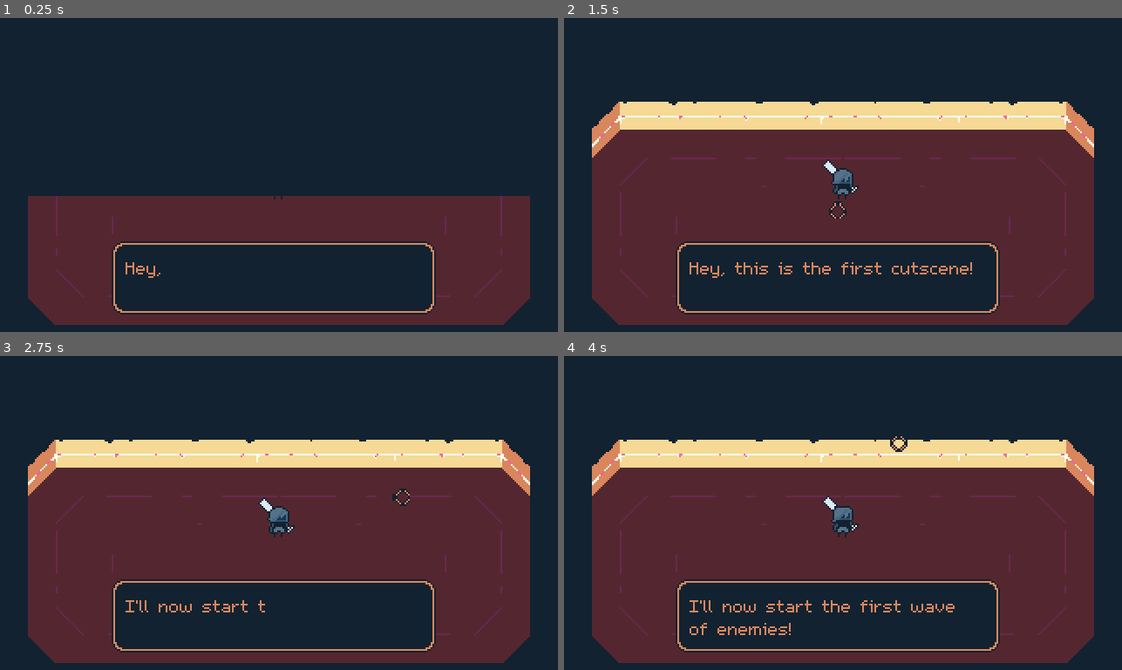
Above: before the commit, frames 1-4 (two rows, left to right).
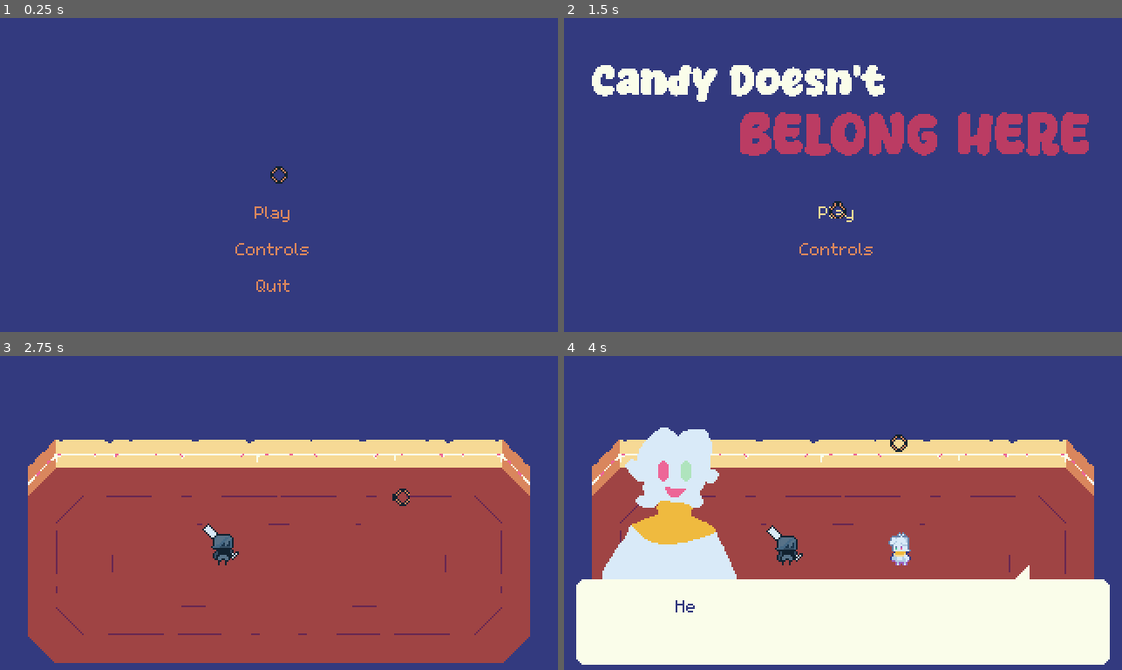
Above: after the commit, the same moments.

Repository: studio-starlight/brackeys-26-1
Game: Godot game, scene res://Scenes/Levels/main_menu.tscn
The game is run twice, just before and just after one commit, with the same random seed, the same clock (stepped at 60 frames per second) and the same inputs. Before the commit the project starts from res://Scenes/Levels/game.tscn.
Inputs (mouse positions are in pixels of both pictures, inside the frame that each line leads up to):
- Up to frame 1 (0.25 s): no input
- Up to frame 2 (1.5 s): click (837, 247) at 0.5 s, where only the run after the commit has a clickable "Controls"; click (837, 209) at 1.25 s, where only the run after the commit has a clickable "Play"
- Up to frame 3 (2.75 s): move the mouse to (401, 497) at 2.02 s; press the mouse at (401, 497) at 2.03 s; hold D (right) from 2.03 s (still down)
- Up to frame 4 (4 s): move the mouse to (731, 528) at 2.77 s; release D (right) at 2.78 s; release the mouse at (731, 528) at 2.78 s; hold S (down) 2.78-3.53 s; click (731, 528) at 2.85 s; move the mouse to (898, 443) at 3.52 s; press the mouse at (898, 443) at 3.53 s; hold D (right) from 3.53 s (still down)

The runs differ from the first frame. In frame 1, 100% of the frame differs, in the area x 0-100%, y 0-100%; in frame 2, 100%; in frame 3, 91%; in frame 4, 93%.

Commit message:
cutscene work

Diff:
--- a/Resources/Cutscene/CutsceneAnimationData.gd
+++ b/Resources/Cutscene/CutsceneAnimationData.gd
@@ -2,3 +2,5 @@
 extends CutsceneData
 
 @export var animation_name: String
+@export var hide_dialogue_box: bool
+@export var wait_for_animation_finished: bool
--- a/Resources/Cutscene/CutsceneTextData.gd
+++ b/Resources/Cutscene/CutsceneTextData.gd
@@ -1,5 +1,9 @@
 class_name CutsceneTextData
 extends CutsceneData
+
+@export var speaker_img: Texture
+@export var speaker_img_Hframes: int = 1
+@export var speaker_img_rest_frame: int = 0
 
 @export_multiline var text : String
 @export_range(0.1, 30.0, 0.1) var text_speed: float = 20
--- a/Resources/Dialogue/DialogueTextResource.gd
+++ b/Resources/Dialogue/DialogueTextResource.gd
@@ -1,5 +1,9 @@
 class_name DialogueText
 extends Dialogue
+
+@export var speaker_img: Texture
+@export var speaker_img_Hframes: int = 1
+@export var speaker_img_rest_frame: int = 0
 
 @export_multiline var text : String
 @export_range(0.1, 30.0, 0.1) var text_speed: float = 1.0
--- a/Scenes/Globals/mouse_manager.tscn
+++ b/Scenes/Globals/mouse_manager.tscn
@@ -8,6 +8,10 @@
 z_index = 2000
 script = ExtResource("1_usn21")
 
-[node name="Sprite" type="Sprite2D" parent="." unique_id=1429717152]
+[node name="CanvasLayer" type="CanvasLayer" parent="." unique_id=356710931]
+layer = 200
+
+[node name="Sprite" type="Sprite2D" parent="CanvasLayer" unique_id=1429717152]
 process_mode = 3
+z_index = 4096
 texture = ExtResource("2_qm0gp")
--- a/Scenes/Globals/transition_manager.tscn
+++ b/Scenes/Globals/transition_manager.tscn
@@ -131,6 +131,7 @@
 }
 
 [node name="TransitionManager" type="CanvasLayer" unique_id=1604412950]
+process_mode = 3
 script = ExtResource("1_nbl4n")
 
 [node name="Animator" type="AnimationPlayer" parent="." unique_id=673728928]
@@ -146,4 +147,4 @@
 grow_horizontal = 2
 grow_vertical = 2
 mouse_filter = 2
-color = Color(0.07058824, 0.13333334, 0.1882353, 1)
+color = Color(0.2, 0.22745098, 0.49803922, 1)
--- a/Scenes/Levels/game.tscn
+++ b/Scenes/Levels/game.tscn
@@ -9,11 +9,15 @@
 [ext_resource type="Script" uid="uid://vd74rdt82yon" path="res://Resources/Cutscene/Cutscene.gd" id="3_q2try"]
 [ext_resource type="Script" uid="uid://bnkkpuj71oley" path="res://Resources/Wave Data/WaveData.gd" id="4_o86a8"]
 [ext_resource type="PackedScene" uid="uid://bixy7vhwh12a1" path="res://Scenes/Objects/enemy_runner.tscn" id="5_ce5c8"]
+[ext_resource type="Script" uid="uid://csb4hvs2xwugx" path="res://Resources/Cutscene/CutsceneAnimationData.gd" id="7_ht0kt"]
 [ext_resource type="Script" uid="uid://dg44yqyt36m2x" path="res://Resources/Cutscene/CutsceneTextData.gd" id="7_xdwyp"]
 [ext_resource type="Texture2D" uid="uid://bhy3i0vrdtydc" path="res://Graphics/User Interface/sprite_textbox.png" id="8_dw2ve"]
+[ext_resource type="Texture2D" uid="uid://ibveqrn4nbsu" path="res://Graphics/User Interface/sprite_talking.png" id="8_t7urq"]
 [ext_resource type="FontFile" uid="uid://45p1fy2s4urb" path="res://Graphics/Fonts/m5x7.ttf" id="9_8u2a7"]
 [ext_resource type="Script" uid="uid://ddkoy6vp3mmqo" path="res://Scripts/Systems/hud.gd" id="10_q2try"]
 [ext_resource type="AudioStream" uid="uid://lutgg5ejxcum" path="res://Audio/Sounds/sound_dialogue.wav" id="10_qmmh8"]
+[ext_resource type="Texture2D" uid="uid://cmc84m685p481" path="res://Graphics/Characters/sprite_cane.png" id="10_rar5s"]
+[ext_resource type="Texture2D" uid="uid://d3xk3xsbdey3q" path="res://Graphics/Effects/sprite_bullet.png" id="11_i0w65"]
 [ext_resource type="Texture2D" uid="uid://vlvfe3oe2u8p" path="res://Graphics/Enviornments/sprite_background.png" id="11_xdwyp"]
 [ext_resource type="PackedScene" uid="uid://btm63jdl3vwm6" path="res://Scenes/Objects/enemy_shooter.tscn" id="12_3jpjc"]
 [ext_resource type="Script" uid="uid://bar5ud07elybb" path="res://Scripts/Systems/pause_manager.gd" id="13_8u2a7"]
@@ -21,19 +25,44 @@
 [ext_resource type="PackedScene" uid="uid://dhnfed0gjaehd" path="res://Scenes/Objects/enemy_charger.tscn" id="14_x1q52"]
 [ext_resource type="Theme" uid="uid://ba3ofuhdx02cr" path="res://Resources/Themes/main_theme.tres" id="15_gqwak"]
 
+[sub_resource type="Resource" id="Resource_rfqhp"]
+script = ExtResource("7_ht0kt")
+animation_name = "beginning"
+hide_dialogue_box = true
+wait_for_animation_finished = true
+metadata/_custom_type_script = "uid://csb4hvs2xwugx"
+
+[sub_resource type="Resource" id="Resource_uy6f3"]
+script = ExtResource("7_ht0kt")
+animation_name = "cane_poof_enter"
+hide_dialogue_box = true
+wait_for_animation_finished = true
+metadata/_custom_type_script = "uid://csb4hvs2xwugx"
+
 [sub_resource type="Resource" id="Resource_ahqd5"]
 script = ExtResource("7_xdwyp")
+speaker_img = ExtResource("8_t7urq")
+speaker_img_Hframes = 2
 text = "Hey, this is the first cutscene!"
 metadata/_custom_type_script = "uid://dg44yqyt36m2x"
 
 [sub_resource type="Resource" id="Resource_dw2ve"]
 script = ExtResource("7_xdwyp")
+speaker_img = ExtResource("8_t7urq")
+speaker_img_Hframes = 2
 text = "I'll now start the first wave of enemies!"
 metadata/_custom_type_script = "uid://dg44yqyt36m2x"
 
+[sub_resource type="Resource" id="Resource_ht0kt"]
+script = ExtResource("7_ht0kt")
+animation_name = "cane_poof_exit"
+hide_dialogue_box = true
+wait_for_animation_finished = true
+metadata/_custom_type_script = "uid://csb4hvs2xwugx"
+
 [sub_resource type="Resource" id="Resource_8u2a7"]
 script = ExtResource("3_q2try")
-cutscene_data = Array[ExtResource("3_c11q5")]([SubResource("Resource_ahqd5"), SubResource("Resource_dw2ve")])
+cutscene_data = Array[ExtResource("3_c11q5")]([SubResource("Resource_rfqhp"), SubResource("Resource_uy6f3"), SubResource("Resource_ahqd5"), SubResource("Resource_dw2ve"), SubResource("Resource_ht0kt")])
 metadata/_custom_type_script = "uid://vd74rdt82yon"
 
 [sub_resource type="Resource" id="Resource_xdwyp"]
@@ -51,10 +80,132 @@
 cutscene_data = Array[ExtResource("3_c11q5")]([SubResource("Resource_xdwyp"), SubResource("Resource_e8oij")])
 metadata/_custom_type_script = "uid://vd74rdt82yon"
 
+[sub_resource type="Animation" id="Animation_l1e6r"]
+length = 0.001
+tracks/0/type = "value"
+tracks/0/imported = false
+tracks/0/enabled = true
+tracks/0/path = NodePath("CanePoofParticles:emitting")
+tracks/0/interp = 1
+tracks/0/loop_wrap = true
+tracks/0/keys = {
+"times": PackedFloat32Array(0),
+"transitions": PackedFloat32Array(1),
+"update": 1,
+"values": [false]
+}
+tracks/1/type = "value"
+tracks/1/imported = false
+tracks/1/enabled = true
+tracks/1/path = NodePath("CaneSprite:visible")
+tracks/1/interp = 1
+tracks/1/loop_wrap = true
+tracks/1/keys = {
+"times": PackedFloat32Array(0),
+"transitions": PackedFloat32Array(1),
+"update": 1,
+"values": [true]
+}
+
+[sub_resource type="Animation" id="Animation_cppk6"]
+resource_name = "beginning"
+tracks/0/type = "value"
+tracks/0/imported = false
+tracks/0/enabled = true
+tracks/0/path = NodePath("CaneSprite:visible")
+tracks/0/interp = 1
+tracks/0/loop_wrap = true
+tracks/0/keys = {
+"times": PackedFloat32Array(0),
+"transitions": PackedFloat32Array(1),
+"update": 1,
+"values": [false]
+}
+
+[sub_resource type="Animation" id="Animation_17vb1"]
+resource_name = "cane_poof_enter"
+tracks/0/type = "value"
+tracks/0/imported = false
+tracks/0/enabled = true
+tracks/0/path = NodePath("CanePoofParticles:emitting")
+tracks/0/interp = 1
+tracks/0/loop_wrap = true
+tracks/0/keys = {
+"times": PackedFloat32Array(0),
+"transitions": PackedFloat32Array(1),
+"update": 1,
+"values": [true]
+}
+tracks/1/type = "value"
+tracks/1/imported = false
+tracks/1/enabled = true
+tracks/1/path = NodePath("CaneSprite:visible")
+tracks/1/interp = 1
+tracks/1/loop_wrap = true
+tracks/1/keys = {
+"times": PackedFloat32Array(0),
+"transitions": PackedFloat32Array(1),
+"update": 1,
+"values": [true]
+}
+
+[sub_resource type="Animation" id="Animation_ht0kt"]
+resource_name = "cane_poof_exit"
+tracks/0/type = "value"
+tracks/0/imported = false
+tracks/0/enabled = true
+tracks/0/path = NodePath("CaneSprite:visible")
+tracks/0/interp = 1
+tracks/0/loop_wrap = true
+tracks/0/keys = {
+"times": PackedFloat32Array(0),
+"transitions": PackedFloat32Array(1),
+"update": 1,
+"values": [false]
+}
+tracks/1/type = "value"
+tracks/1/imported = false
+tracks/1/enabled = true
+tracks/1/path = NodePath("CanePoofParticles:emitting")
+tracks/1/interp = 1
+tracks/1/loop_wrap = true
+tracks/1/keys = {
+"times": PackedFloat32Array(0),
+"transitions": PackedFloat32Array(1),
+"update": 1,
+"values": [true]
+}
+
+[sub_resource type="AnimationLibrary" id="AnimationLibrary_kv0vm"]
+_data = {
+&"RESET": SubResource("Animation_l1e6r"),
+&"beginning": SubResource("Animation_cppk6"),
+&"cane_poof_enter": SubResource("Animation_17vb1"),
+&"cane_poof_exit": SubResource("Animation_ht0kt")
+}
+
+[sub_resource type="Curve" id="Curve_7d2jk"]
+_data = [Vector2(0, 1), 0.0, 0.0, 0, 0, Vector2(1, 0), 0.0, 0.0, 0, 0]
+point_count = 2
+
+[sub_resource type="CurveTexture" id="CurveTexture_2j1fn"]
+curve = SubResource("Curve_7d2jk")
+
+[sub_resource type="ParticleProcessMaterial" id="ParticleProcessMaterial_y13qf"]
+particle_flag_disable_z = true
+direction = Vector3(0, -1, 0)
+spread = 20.0
+initial_velocity_min = 83.85
+initial_velocity_max = 98.159996
+angular_velocity_min = 161.95998
+angular_velocity_max = 197.29997
+gravity = Vector3(0, 200, 0)
+scale_curve = SubResource("CurveTexture_2j1fn")
+
 [sub_resource type="Resource" id="Resource_c11q5"]
 script = ExtResource("4_o86a8")
 enemy_types = Array[PackedScene]([ExtResource("12_3jpjc"), ExtResource("5_ce5c8"), ExtResource("14_x1q52")])
-enemy_count = 18
+enemy_count = 6
 enemy_delay = 3.4
 metadata/_custom_type_script = "uid://bnkkpuj71oley"
 
@@ -76,7 +227,7 @@
 script = ExtResource("1_yla1s")
 
 [node name="Player" parent="." unique_id=451226399 groups=["player"] instance=ExtResource("1_ds3o4")]
-position = Vector2(160, 104)
+position = Vector2(128, 120)
 
 [node name="Camera" type="Camera2D" parent="." unique_id=588206387]
 anchor_mode = 0
@@ -87,22 +238,58 @@
 cutscenes = Array[ExtResource("3_q2try")]([SubResource("Resource_8u2a7"), SubResource("Resource_gqwak")])
 
 [node name="CutsceneAnimator" type="AnimationPlayer" parent="CutsceneManager" unique_id=1919605278]
+libraries/ = SubResource("AnimationLibrary_kv0vm")
+
+[node name="CaneSprite" type="Sprite2D" parent="CutsceneManager" unique_id=679931058]
+position = Vector2(192, 120)
+texture = ExtResource("10_rar5s")
+offset = Vector2(0.5, -9.5)
+flip_h = true
+
+[node name="CanePoofParticles" type="GPUParticles2D" parent="CutsceneManager" unique_id=676334953]
+position = Vector2(192, 120)
+emitting = false
+texture = ExtResource("11_i0w65")
+one_shot = true
+explosiveness = 0.88
+randomness = 0.94
+process_material = SubResource("ParticleProcessMaterial_y13qf")
 
 [node name="CutsceneDelayTimer" type="Timer" parent="CutsceneManager" unique_id=1107802549]
 
 [node name="Dialogue" type="TextureRect" parent="CutsceneManager" unique_id=250755429]
 visible = false
 z_index = 1000
-offset_left = 64.0
-offset_top = 128.0
-offset_right = 250.0
-offset_bottom = 170.0
+offset_top = 112.0
+offset_right = 320.0
+offset_bottom = 180.0
 texture = ExtResource("8_dw2ve")
+
+[node name="Speaker" type="Control" parent="CutsceneManager/Dialogue" unique_id=129228589]
+layout_mode = 1
+anchors_preset = 7
+anchor_left = 0.5
+anchor_top = 1.0
+anchor_right = 0.5
+anchor_bottom = 1.0
+offset_left = -128.0
+offset_top = -116.0
+offset_right = -72.0
+offset_bottom = -52.0
+grow_horizontal = 2
+grow_vertical = 0
+
+[node name="SpeakerSprite" type="Sprite2D" parent="CutsceneManager/Dialogue/Speaker" unique_id=219369283]
+position = Vector2(28, 16)
+texture = ExtResource("8_t7urq")
+hframes = 2
 
 [node name="Margins" type="MarginContainer" parent="CutsceneManager/Dialogue" unique_id=1077631019]
 layout_mode = 0
-offset_right = 184.0
-offset_bottom = 40.0
+offset_left = 56.0
+offset_top = 16.0
+offset_right = 264.0
+offset_bottom = 64.0
 theme_override_constants/margin_left = 8
 theme_override_constants/margin_top = 8
 theme_override_constants/margin_right = 8
@@ -110,7 +297,7 @@
 
 [node name="DialogueText" type="RichTextLabel" parent="CutsceneManager/Dialogue/Margins" unique_id=1504743246]
 layout_mode = 2
-theme_override_colors/default_color = Color(0.8509804, 0.5254902, 0.3647059, 1)
+theme_override_colors/default_color = Color(0.2, 0.22745098, 0.49803922, 1)
 theme_override_fonts/normal_font = ExtResource("9_8u2a7")
 bbcode_enabled = true
 text = "This is example of dialogue and it is very cool"
@@ -119,6 +306,9 @@
 
 [node name="DialogueSoundPlayer" type="AudioStreamPlayer" parent="CutsceneManager" unique_id=1043341082]
 stream = ExtResource("10_qmmh8")
+
+[node name="PlayerCutseneMarker" type="Node2D" parent="CutsceneManager" unique_id=679162759]
+position = Vector2(128, 120)
 
 [node name="WaveManager" type="Node2D" parent="." unique_id=961727658]
 script = ExtResource("2_b2ers")
--- /dev/null
+++ b/Scenes/Levels/main_menu.tscn
@@ -0,0 +1,92 @@
+[gd_scene format=3 uid="uid://8hlm8vbwf1ef"]
+
+[ext_resource type="Script" uid="uid://5e8voyb8lc0s" path="res://Scripts/Systems/main_menu.gd" id="1_wmo1h"]
+[ext_resource type="Texture2D" uid="uid://b5lkg0wxhgb04" path="res://Graphics/User Interface/sprite_blue.png" id="2_gnv55"]
+[ext_resource type="Texture2D" uid="uid://cgy6cysovnlb3" path="res://Graphics/User Interface/sprite_title.png" id="3_b7svq"]
+[ext_resource type="Theme" uid="uid://ba3ofuhdx02cr" path="res://Resources/Themes/main_theme.tres" id="4_wnywc"]
+[ext_resource type="FontFile" uid="uid://45p1fy2s4urb" path="res://Graphics/Fonts/m5x7.ttf" id="5_6yab0"]
+
+[sub_resource type="Animation" id="Animation_wmo1h"]
+length = 0.001
+tracks/0/type = "value"
+tracks/0/imported = false
+tracks/0/enabled = true
+tracks/0/path = NodePath("CanvasLayer/Title:position")
+tracks/0/interp = 1
+tracks/0/loop_wrap = true
+tracks/0/keys = {
+"times": PackedFloat32Array(0),
+"transitions": PackedFloat32Array(1),
+"update": 0,
+"values": [Vector2(16, 24)]
+}
+
+[sub_resource type="Animation" id="Animation_gnv55"]
+resource_name = "title"
+length = 10.0
+loop_mode = 2
+tracks/0/type = "value"
+tracks/0/imported = false
+tracks/0/enabled = true
+tracks/0/path = NodePath("CanvasLayer/Title:position")
+tracks/0/interp = 1
+tracks/0/loop_wrap = true
+tracks/0/keys = {
+"times": PackedFloat32Array(0, 10),
+"transitions": PackedFloat32Array(1, 1),
+"update": 0,
+"values": [Vector2(16, 24), Vector2(16, 32)]
+}
+
+[sub_resource type="AnimationLibrary" id="AnimationLibrary_b7svq"]
+_data = {
+&"RESET": SubResource("Animation_wmo1h"),
+&"title": SubResource("Animation_gnv55")
+}
+
+[node name="MainMenu" type="Node2D" unique_id=1596749829]
+script = ExtResource("1_wmo1h")
+
+[node name="CanvasLayer" type="CanvasLayer" parent="." unique_id=308487207]
+
+[node name="Background" type="TextureRect" parent="CanvasLayer" unique_id=1187901031]
+offset_right = 40.0
+offset_bottom = 40.0
+texture = ExtResource("2_gnv55")
+
+[node name="Title" type="TextureRect" parent="CanvasLayer" unique_id=1530647029]
+offset_left = 16.0
+offset_top = 24.0
+offset_right = 301.0
+offset_bottom = 88.0
+texture = ExtResource("3_b7svq")
+
+[node name="PauseButtons" type="VBoxContainer" parent="CanvasLayer" unique_id=1038325556]
+offset_left = 112.0
+offset_top = 96.0
+offset_right = 202.0
+offset_bottom = 168.0
+theme_override_constants/separation = 0
+alignment = 1
+
+[node name="Play" type="Button" parent="CanvasLayer/PauseButtons" unique_id=1123509424]
+layout_mode = 2
+theme = ExtResource("4_wnywc")
+theme_override_fonts/font = ExtResource("5_6yab0")
+text = "Play"
+flat = true
+
+[node name="Controls" type="Button" parent="CanvasLayer/PauseButtons" unique_id=2011377014]
+layout_mode = 2
+theme = ExtResource("4_wnywc")
+text = "Controls"
+flat = true
+
+[node name="Quit" type="Button" parent="CanvasLayer/PauseButtons" unique_id=1238668949]
+layout_mode = 2
+theme = ExtResource("4_wnywc")
+text = "Quit"
+flat = true
+
+[node name="Animator" type="AnimationPlayer" parent="." unique_id=234764405]
+libraries/ = SubResource("AnimationLibrary_b7svq")
--- /dev/null
+++ b/Scenes/Particles/run_particles.tscn
@@ -0,0 +1,37 @@
+[gd_scene format=3 uid="uid://bjb870yd5o3nw"]
+
+[ext_resource type="Texture2D" uid="uid://d3xk3xsbdey3q" path="res://Graphics/Effects/sprite_bullet.png" id="1_ewvmi"]
+[ext_resource type="Script" uid="uid://boj3c1ugq5k78" path="res://Scenes/Particles/particles.gd" id="2_2gesf"]
+
+[sub_resource type="Curve" id="Curve_061tb"]
+_data = [Vector2(0.0022172965, 0.3074664), 0.0, 0.0, 0, 0, Vector2(0.99113077, 0), 0.0, 0.0, 0, 0]
+point_count = 2
+
+[sub_resource type="CurveTexture" id="CurveTexture_sn1lq"]
+curve = SubResource("Curve_061tb")
+
+[sub_resource type="Curve" id="Curve_xi64b"]
+_data = [Vector2(0, 1), 0.0, 0.0, 0, 0, Vector2(0.99334806, 0), 0.0, 0.0, 0, 0]
+point_count = 2
+
+[sub_resource type="CurveTexture" id="CurveTexture_nrl35"]
+curve = SubResource("Curve_xi64b")
+
+[sub_resource type="ParticleProcessMaterial" id="ParticleProcessMaterial_7augg"]
+particle_flag_disable_z = true
+emission_shape_scale = Vector3(5.25, 5.78, 1)
+emission_shape = 3
+emission_box_extents = Vector3(1, 1, 1)
+gravity = Vector3(0, 0, 0)
+scale_curve = SubResource("CurveTexture_nrl35")
+alpha_curve = SubResource("CurveTexture_sn1lq")
+
+[node name="RunParticles" type="GPUParticles2D" unique_id=703200193]
+emitting = false
+amount = 5
+texture = ExtResource("1_ewvmi")
+one_shot = true
+explosiveness = 0.77
+randomness = 0.85
+process_material = SubResource("ParticleProcessMaterial_7augg")
+script = ExtResource("2_2gesf")
--- a/Scripts/Globals/game_manager.gd
+++ b/Scripts/Globals/game_manager.gd
@@ -23,6 +23,9 @@
 }
 var current_game_state : GameState
 
+func reset_story() -> void:
+	current_story_event = StoryEvent.START
+
 func advance_story_event() -> void:
 	if current_story_event < StoryEvent.ENDING:
 		current_story_event += 1
--- a/Scripts/Globals/mouse_manager.gd
+++ b/Scripts/Globals/mouse_manager.gd
@@ -1,6 +1,6 @@
 extends Node2D
 
-@onready var sprite: Sprite2D = $Sprite
+@onready var sprite: Sprite2D = $CanvasLayer/Sprite
 
 func _ready() -> void:
 	Input.mouse_mode = Input.MOUSE_MODE_CONFINED_HIDDEN
--- a/Scripts/Objects/player.gd
+++ b/Scripts/Objects/player.gd
@@ -8,6 +8,7 @@
 
 enum PlayerState {FREE, ATTACKING, HIT, DEATH}
 @export var stats : Stats
+const RUN_PARTICLES = preload("uid://bjb870yd5o3nw")
 var current_state : PlayerState
 var disabled : bool = false
 var is_invincible : bool = false
@@ -34,6 +35,10 @@
 	velocity = direction * knockback_force
 
 func play_footstep() -> void:
+	var run_particles := RUN_PARTICLES.instantiate()
+	run_particles.global_position = global_position
+	run_particles.emitting = true
+	get_tree().current_scene.add_child(run_particles)
 	AudioManager.play_sound(AudioManager.SOUND_FOOTSTEP, 0.04)
 
 func change_state(new_state : PlayerState) -> void:
@@ -49,6 +54,10 @@
 func _physics_process(_delta: float) -> void:
 	if disabled:
 		animator.play("idle")
+		if facing_right:
+			$Sprite.flip_h = false
+		else:
+			$Sprite.flip_h = true
 		return
 	match current_state:
 		PlayerState.FREE:
--- a/Scripts/Systems/cutscene_manager.gd
+++ b/Scripts/Systems/cutscene_manager.gd
@@ -6,6 +6,7 @@
 @onready var dialogue: TextureRect = $Dialogue
 @onready var dialogue_sound_player: AudioStreamPlayer = $DialogueSoundPlayer
 @onready var dialogue_text: RichTextLabel = $Dialogue/Margins/DialogueText
+@onready var speaker_sprite: Sprite2D = $Dialogue/Speaker/SpeakerSprite
 
 @export var cutscenes: Array[Cutscene]
 var current_cutscene : Cutscene
@@ -59,7 +60,10 @@
 		var i = current_cutscene.cutscene_data[current_item]
 
 		if i is CutsceneAnimationData:
-			dialogue.visible = false
+			if i.hide_dialogue_box:
+				dialogue.visible = false
+			else:
+				dialogue.visible = true
 			_start_animation(i)
 		elif i is CutsceneTextData:
 			dialogue.visible = true
@@ -71,16 +75,25 @@
 
 func _start_animation(i : CutsceneAnimationData) -> void:
 	cutscene_animator.play(i.animation_name)
-	var signal_state = {"done": false}
-	var callable = func(_args): signal_state.done = true
-	cutscene_animator.connect("animation_finished", callable, CONNECT_ONE_SHOT)
-	while not signal_state.done:
-		await get_tree().process_frame
+	if i.wait_for_animation_finished:
+		var signal_state = {"done": false}
+		var callable = func(_args): signal_state.done = true
+		cutscene_animator.connect("animation_finished", callable, CONNECT_ONE_SHOT)
+		while not signal_state.done:
+			await get_tree().process_frame
 	current_item += 1
 	next_item = true
 func _start_dialogue(i : CutsceneTextData) -> void:
 	if not is_inside_tree():
 		return
+	if !i.speaker_img:
+		speaker_sprite.visible = false
+	else:
+		speaker_sprite.visible = true
+		speaker_sprite.texture = i.speaker_img
+		speaker_sprite.hframes = i.speaker_img_Hframes
+		speaker_sprite.frame = 0
+
 	dialogue_text.visible_characters = 0
 	dialogue_text.text = i.text
 	var text_without_square_brackets: String = _text_without_square_brackets(i.text)
@@ -99,7 +112,11 @@
 			if character != " ":
 				dialogue_sound_player.pitch_scale = randf_range(i.text_volume_pitch_min,i.text_volume_pitch_max)
 				dialogue_sound_player.play()
-
+				if i.speaker_img_Hframes != 1:
+					if speaker_sprite.frame < i.speaker_img_Hframes - 1:
+						speaker_sprite.frame += 1
+					else:
+						speaker_sprite.frame = 0
 			character_timer = 0.0
 		await get_tree().process_frame
 
--- a/Scripts/Systems/game.gd
+++ b/Scripts/Systems/game.gd
@@ -7,6 +7,7 @@
 @onready var player: Player = $Player
 @onready var cutscene_delay_timer: Timer = $CutsceneManager/CutsceneDelayTimer
 @onready var slow_mo_timer: Timer = $WaveManager/SlowMoTimer
+@onready var player_cutsene_marker: Node2D = $CutsceneManager/PlayerCutseneMarker
 
 # Called when the node enters the scene tree for the first time.
 func _ready() -> void:
@@ -17,6 +18,7 @@
 	EventBus.connect("cutscene_end", _on_cutscene_end)
 	EventBus.connect("slow_time", _on_slow_time)
 	Engine.time_scale = 1.0
+	hud.visible = false
 	if GameManager.current_story_event == GameManager.StoryEvent.START:
 		_start_cutscene()
 	else:
@@ -33,6 +35,9 @@
 
 func _start_cutscene() -> void:
 	hud.visible = false
+	var tween : Tween = get_tree().create_tween()
+	tween.tween_property(player, "global_position", player_cutsene_marker.global_position, 1.0)
+	player.facing_right = true
 	cutscene_manager.start_cutscene(GameManager.current_story_event)
 
 func _on_cutscene_end() -> void:
--- /dev/null
+++ b/Scripts/Systems/main_menu.gd
@@ -0,0 +1,32 @@
+extends Node2D
+
+@onready var play: Button = $CanvasLayer/PauseButtons/Play
+@onready var controls: Button = $CanvasLayer/PauseButtons/Controls
+@onready var quit: Button = $CanvasLayer/PauseButtons/Quit
+@onready var animator: AnimationPlayer = $Animator
+
+func _ready() -> void:
+	TransitionManager.play_transition("slide_enter")
+	play.mouse_entered.connect(_button_hovered)
+	play.pressed.connect(_play_pressed)
+	controls.mouse_entered.connect(_button_hovered)
+	controls.pressed.connect(_controls_pressed)
+	quit.mouse_entered.connect(_button_hovered)
+	quit.pressed.connect(_quit_pressed)
+	animator.play("title")
+	if get_tree().paused == true:
+		get_tree().paused = false
+
+func _button_hovered() -> void:
+	AudioManager.play_sound(AudioManager.SOUND_BUTTON_HOVER)
+
+func _play_pressed() -> void:
+	AudioManager.play_sound(AudioManager.SOUND_BUTTON_CLICK)
+	GameManager.reset_story()
+	TransitionManager.play_transition("slide_exit", "res://Scenes/Levels/game.tscn")
+
+func _controls_pressed() -> void:
+	pass
+
+func _quit_pressed() -> void:
+	get_tree().quit()
--- a/Scripts/Systems/pause_manager.gd
+++ b/Scripts/Systems/pause_manager.gd
@@ -33,7 +33,11 @@
 	visible = false
 
 func _main_menu() -> void:
+	resume.disabled = true
+	main_menu.disabled = true
+	quit.disabled = true
 	AudioManager.play_sound(AudioManager.SOUND_BUTTON_CLICK)
+	TransitionManager.play_transition("slide_exit", "res://Scenes/Levels/main_menu.tscn")
 
 func _quit() -> void:
 	AudioManager.play_sound(AudioManager.SOUND_BUTTON_CLICK)
--- a/project.godot
+++ b/project.godot
@@ -11,7 +11,7 @@
 [application]
 
 config/name="Brackeys26-1"
-run/main_scene="uid://cx045meyetxtm"
+run/main_scene="uid://8hlm8vbwf1ef"
 config/features=PackedStringArray("4.6", "Forward Plus")
 run/max_fps=30
 
Binary file added: Graphics/Characters/sprite_cane.png
Not shown, added: Graphics/Characters/sprite_cane.png.import
Binary file changed: Graphics/Enviornments/sprite_background.png
Binary file added: Graphics/User Interface/sprite_blue.png
Not shown, added: Graphics/User Interface/sprite_blue.png.import
Binary file changed: Graphics/User Interface/sprite_hearts.png
Binary file added: Graphics/User Interface/sprite_talking.png
Not shown, added: Graphics/User Interface/sprite_talking.png.import
Binary file changed: Graphics/User Interface/sprite_textbox.png
Binary file added: Graphics/User Interface/sprite_title.png
Not shown, added: Graphics/User Interface/sprite_title.png.import
Not shown, added: Scripts/Systems/main_menu.gd.uid
